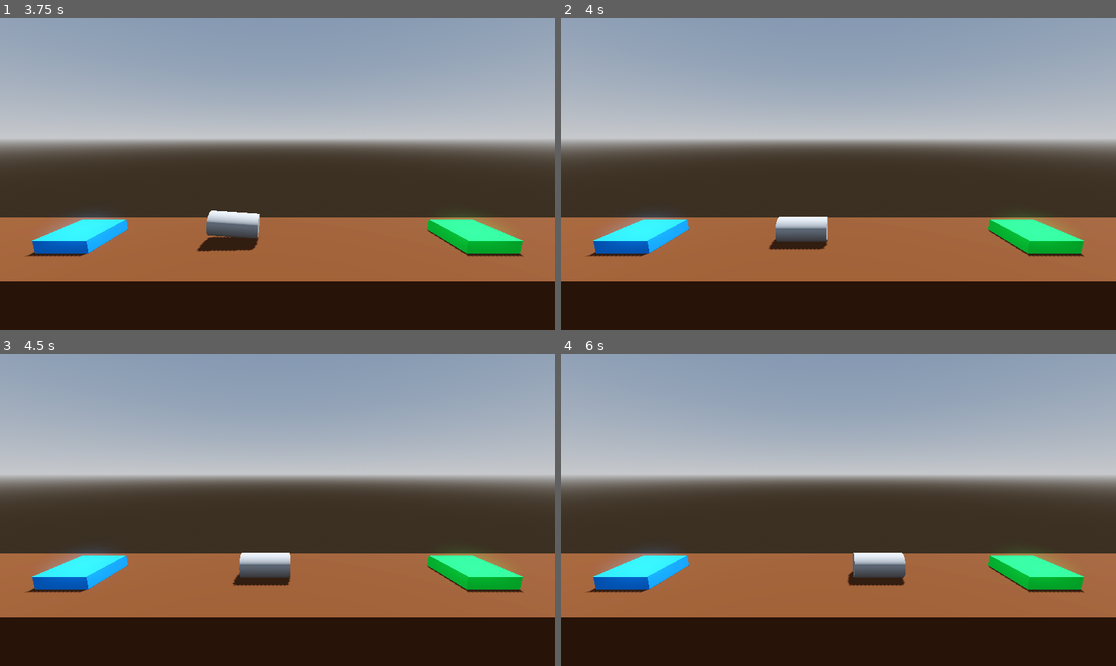
Above: before the commit, frames 1-4 (two rows, left to right).
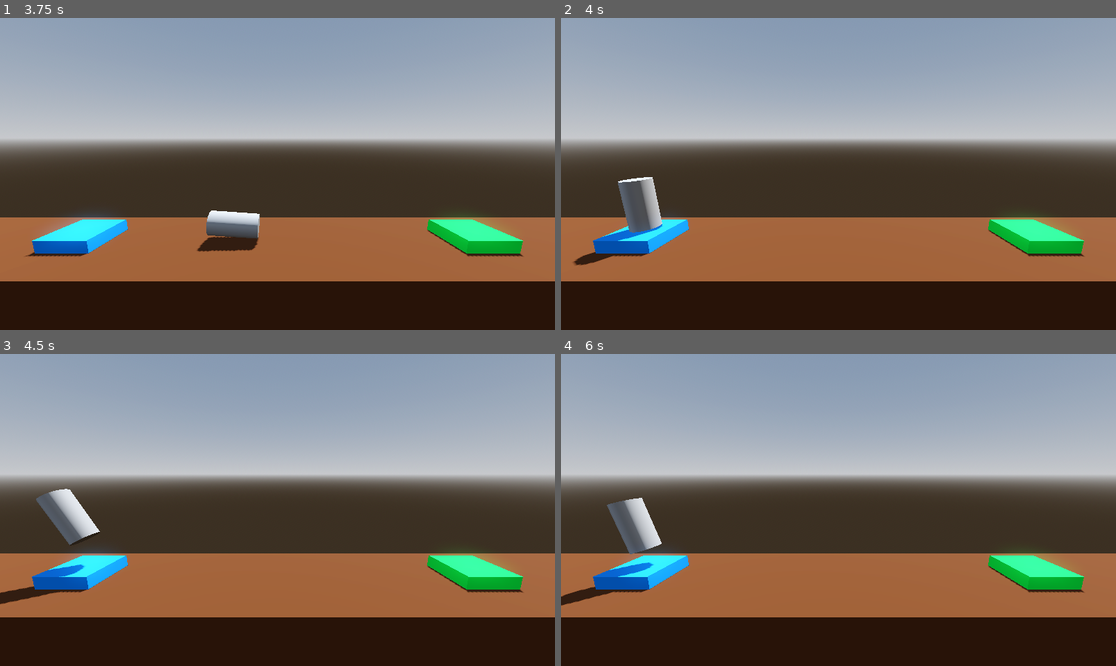
Above: after the commit, the same moments.

Repository: g-whittington/RocketScience
Game: Godot game, scene res://Level/level.tscn
The game is run twice, just before and just after one commit, with the same random seed, the same clock (stepped at 60 frames per second) and the same inputs.
Inputs:
- Up to frame 1 (3.75 s): tap Enter at 0.5 s; hold D (rotate_right) 0.53-1.28 s; hold Space (boost) 0.53-1.28 s; hold A (rotate_left) 1.28-2.03 s; tap Space (boost) at 1.35, 2.85 s; hold Space (boost) 2.03-2.78 s; hold D (rotate_right) 2.03-3.53 s; hold A (rotate_left) from 3.53 s (still down); hold Space (boost) from 3.53 s (still down)
- Up to frame 2 (4 s): keep holding A (rotate_left); keep holding Space (boost)
- Up to frame 3 (4.5 s): keep holding A (rotate_left); release Space (boost) at 4.28 s; tap Space (boost) at 4.35 s
- Up to frame 4 (6 s): hold Space (boost) 5.03-5.78 s; release A (rotate_left) at 5.78 s; hold D (rotate_right) from 5.78 s (still down); tap Space (boost) at 5.85 s

Frame 1 is identical in both runs. In frame 2, 2.4% of the frame differs, in the area x 2-49%, y 51-80%; in frame 3, 2.6%; in frame 4, 2.6%, in the area x 0-63%, y 46-81%.

Commit message:
Created functions to handle dying and level end

Diff:
--- a/Player.gd
+++ b/Player.gd
@@ -27,8 +27,18 @@
 func _on_body_entered(body: Node) -> void:
 	# way to win the game
 	if body.is_in_group("Goal"):
-		print("You Win!")
-
+		complete_level()
 	# die if touch floor
 	if body.is_in_group("Hazard"):
-		print("You Crashed!")
+		crash_sequence()
+
+# handle Player touching floor
+func crash_sequence() -> void:
+	print("KABOOM!!")
+	# call_defered to not remove a CollisionObject node during a physics callback
+	get_tree().call_deferred("reload_current_scene")
+
+# handle Plyaer touching landing pad
+func complete_level() -> void:
+	print("YOU WIN!")
+	get_tree().quit()
